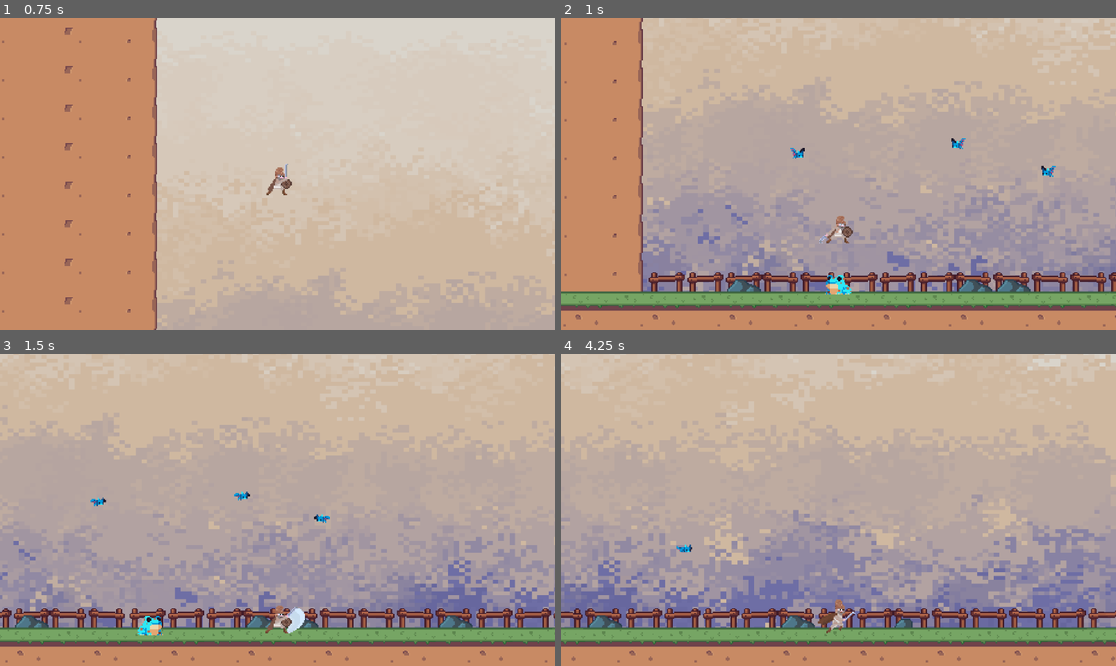
Above: before the commit, frames 1-4 (two rows, left to right).
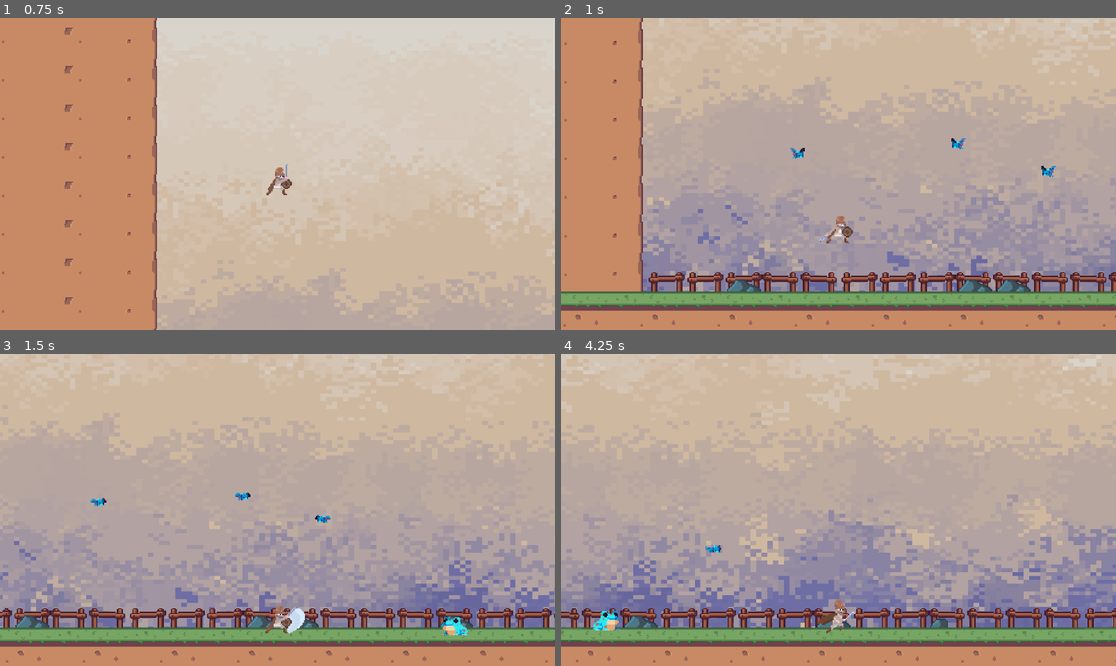
Above: after the commit, the same moments.

Repository: undeadskeleton/devworm_project
Game: Godot game, scene res://scene/stage_lvl.tscn
Same seed, same stepped clock (60 frames per second), same inputs: the game is played once before the commit and once after it.
Inputs (mouse positions are in pixels of both pictures, inside the frame that each line leads up to):
- Up to frame 1 (0.75 s): move the mouse to (399, 158) at 0.52 s; hold D (right) from 0.53 s (still down); click (399, 158) at 0.6 s
- Up to frame 2 (1 s): keep holding D (right); tap Space (jump) at 0.77 s
- Up to frame 3 (1.5 s): keep holding D (right); move the mouse to (166, 525) at 1.27 s; right-click (166, 525) at 1.35 s
- Up to frame 4 (4.25 s): tap Space (jump) at 1.52, 3.02, 3.77 s; move the mouse to (894, 441) at 2.02 s; release D (right) at 2.03 s; hold A (left) 2.03-2.78 s; click (894, 441) at 2.1 s; move the mouse to (810, 572) at 2.77 s; hold D (right) from 2.78 s (still down); right-click (810, 572) at 2.85 s; move the mouse to (1005, 556) at 3.52 s; click (1005, 556) at 3.6 s

Frame 1 is identical in both runs. In frame 2, 0.2% of the frame differs, in the area x 47-53%, y 82-89%; in frame 3, 1.9%; in frame 4, 16%, in the area x 0-100%, y 0-99%.

Commit message:
frog damages player

Diff:
--- a/scene/player.tscn
+++ b/scene/player.tscn
@@ -461,7 +461,7 @@
 frame_progress = 1.0
 
 [node name="CollisionShape2D" type="CollisionShape2D" parent="."]
-position = Vector2(-2, 10)
+position = Vector2(1, 10)
 shape = SubResource("CircleShape2D_xlvjs")
 
 [node name="Camera2D" type="Camera2D" parent="."]
@@ -482,7 +482,7 @@
 [node name="playerHitBox" type="Area2D" parent="."]
 
 [node name="CollisionShape2D" type="CollisionShape2D" parent="playerHitBox"]
-position = Vector2(1, 6)
+position = Vector2(0, 6)
 shape = SubResource("CapsuleShape2D_5urnf")
 
 [connection signal="animation_finished" from="AnimatedSprite2D" to="." method="_on_animated_sprite_2d_animation_finished"]
--- a/scene/stage_lvl.tscn
+++ b/scene/stage_lvl.tscn
@@ -98,6 +98,6 @@
 position = Vector2(471, 442)
 
 [node name="toxicFrog" parent="." instance=ExtResource("6_nhkly")]
-position = Vector2(362, 394)
+position = Vector2(659, 498)
 
 [node name="scene_Transition_Animation" parent="." instance=ExtResource("6_q1sqt")]
--- a/scene/toxic_frog.gd
+++ b/scene/toxic_frog.gd
@@ -6,98 +6,114 @@
 
 @onready var animatedSprite = $AnimatedSprite2D
 
-var health = 80
+var health = 200
 
-var speed = 60
+var speed = 30
 
-var damage_to_deal : int = 20
+var damage_to_deal : int = 50
 var damage_taken : int
 var dir : Vector2
 var is_chasing : bool
+
+var is_free_roaming : bool
 
 var dead : bool
 var is_attacking : bool
 var is_taking_damage : bool
 var is_roaming : bool
-var knockback_force: int = -50
+var knockback_force: int = -70
 const gravity : int = 900
 
 func _ready():
 	dead = false
 	is_chasing = true
 	is_taking_damage = false
+	is_roaming = false
+	print("enemy chase at ready is : ",is_chasing)
 
 func _process(delta):
 	if !is_on_floor():
 		velocity.y += gravity
 
-	player = GlobalScript.playerBody
+	GlobalScript.frogDamageZone = $frogDamageZone
+	GlobalScript.frogDamage = damage_to_deal
+	move(delta)
 	handle_animation()
-	move(delta)
 	move_and_slide()
 
 func move(delta):
+	player = GlobalScript.playerBody
 	if !dead:
-		if !is_chasing and !is_taking_damage and !is_attacking:
-			velocity += dir * speed * delta
+		if !is_chasing and !is_taking_damage:
+			velocity += speed * delta * dir
 		elif is_chasing and !is_taking_damage:
-			var chase = position.direction_to(player.position) * speed
-			velocity.x = chase.x
-			dir.x = abs(velocity.x) / velocity.x
+			var dir_to_player= position.direction_to(player.position) * speed
+			velocity.x = dir_to_player.x
+			dir = abs(velocity)/velocity
 		elif is_taking_damage:
-			print("frog taking damage")
 			var knockback_dir = position.direction_to(player.position) * knockback_force
 			velocity.x = knockback_dir.x
-			is_taking_damage = false
 		is_roaming = true
 	elif dead:
+		#await get_tree().create_timer(10).timeout
 		velocity.x = 0
 
 
-func take_damage(damage):
-	if !dead:
-		if damage_taken > 0:
-			health -= damage_taken
-			is_taking_damage = true
-			print("Current frog health is :",health)
-			if health <= 0:
-				health =0
-				dead = true
+func handle_animation():
+	if !dead and !is_taking_damage and !is_attacking:
+		animatedSprite.play("run")
+		if dir.x == -1:
+			animatedSprite.flip_h = true
+		if dir.x == 1:
+			animatedSprite.flip_h = false
+	elif !dead and is_taking_damage:
+		animatedSprite.play("hurt")
+		await get_tree().create_timer(0.3).timeout
+		is_taking_damage = false
+	elif !dead and  is_attacking:
+		animatedSprite.play("attack")
 
 
-func handle_death_animation():
-	animatedSprite.play("death")
-	await get_tree().create_timer(1).timeout
-	self.queue_free()
-
-func handle_animation():
-	if !dead and !is_taking_damage and !is_chasing:
-		animatedSprite.play("idle")
-	elif is_chasing:
-		animatedSprite.play("run")
-		if dir.x == 1:
-			animatedSprite.flip_h = false
-		elif dir.x == -1:
-			animatedSprite.flip_h = true
-	elif is_taking_damage:
-		animatedSprite.play("hurt")
-	elif dead and is_roaming:
-		is_roaming = false
-		animatedSprite.play("death")
-		await get_tree().create_timer(1).timeout
-		self.queue_free()
-
 func _on_direction_timer_timeout():
-	$DirectionTimer.wait_time = chose([0.5,1,1.6])
-	dir = chose([Vector2.RIGHT,Vector2.LEFT])
-	velocity.x = 0
+	$DirectionTimer.wait_time = chose([1,2,1.5])
+	if !is_chasing:
+		dir = chose([Vector2.RIGHT,Vector2.LEFT])
+		velocity.x = 0
 
 func chose(array):
 	array.shuffle()
 	return array.front()
 
 
+
 func _on_frog_hit_box_area_entered(area):
 	if area == GlobalScript.playerDamageZone:
-		damage_taken=GlobalScript.playerDamage
+		damage_taken = GlobalScript.playerDamage
 		take_damage(damage_taken)
+
+
+func take_damage(damage):
+	if damage > 0:
+		if !dead:
+			health -= damage
+			is_taking_damage = true
+			print("current health of frog : ",health)
+			if health <= 0 :
+				health = 0
+				dead = true
+				handle_death_animation()
+
+func handle_death_animation():
+	animatedSprite.play("death")
+	await get_tree().create_timer(0.8).timeout
+	self.queue_free()
+
+
+func _on_frog_damage_zone_area_entered(area):
+		while area == GlobalScript.playerHitBox:
+			is_attacking = true
+			await get_tree().create_timer(2.0).timeout
+			is_attacking = false
+			if area != GlobalScript.playerHitBox:
+				break
+			print(area)
--- a/scene/toxic_frog.tscn
+++ b/scene/toxic_frog.tscn
@@ -266,7 +266,7 @@
 }],
 "loop": true,
 "name": &"run",
-"speed": 5.0
+"speed": 6.0
 }]
 
 [sub_resource type="CircleShape2D" id="CircleShape2D_26b7y"]
@@ -275,12 +275,15 @@
 [sub_resource type="CircleShape2D" id="CircleShape2D_76lnq"]
 radius = 13.0
 
+[sub_resource type="CircleShape2D" id="CircleShape2D_7plyr"]
+radius = 12.0
+
 [node name="toxicFrog" type="CharacterBody2D"]
 script = ExtResource("1_ch0sj")
 
 [node name="AnimatedSprite2D" type="AnimatedSprite2D" parent="."]
 sprite_frames = SubResource("SpriteFrames_q644r")
-animation = &"death"
+animation = &"hurt"
 
 [node name="CollisionShape2D" type="CollisionShape2D" parent="."]
 position = Vector2(-1, 1)
@@ -295,5 +298,12 @@
 position = Vector2(-1, 1)
 shape = SubResource("CircleShape2D_76lnq")
 
+[node name="frogDamageZone" type="Area2D" parent="."]
+
+[node name="CollisionShape2D" type="CollisionShape2D" parent="frogDamageZone"]
+position = Vector2(-1, 1)
+shape = SubResource("CircleShape2D_7plyr")
+
 [connection signal="timeout" from="DirectionTimer" to="." method="_on_direction_timer_timeout"]
 [connection signal="area_entered" from="frogHitBox" to="." method="_on_frog_hit_box_area_entered"]
+[connection signal="area_entered" from="frogDamageZone" to="." method="_on_frog_damage_zone_area_entered"]
--- a/scripts/global_script.gd
+++ b/scripts/global_script.gd
@@ -7,6 +7,10 @@
 var playerDamageZone : Area2D
 var playerDamage: int
 var playerAlive : bool
+var playerHitBox : Area2D
 
 var batDamageZone : Area2D
 var batDamage : int
+
+var frogDamageZone : Area2D
+var frogDamage : int
--- a/scripts/player.gd
+++ b/scripts/player.gd
@@ -4,6 +4,7 @@
 
 @onready var animated_sprite = $AnimatedSprite2D
 @onready var deal_damage_zone = $playerDamageZone
+
 
 const SPEED = 250.0
 const JUMP_VELOCITY = -350.0
@@ -19,6 +20,7 @@
 
 
 func _ready():
+	GlobalScript.playerHitBox = $playerHitBox
 	GlobalScript.playerBody = self
 	GlobalScript.playerAlive = true
 	is_alive = true
@@ -64,6 +66,8 @@
 		var hitbox = area_hitbox.front()
 		if hitbox.get_parent() is Batenemy:
 			damage = GlobalScript.batDamage
+		elif hitbox.get_parent() is toxicFrog:
+			damage = GlobalScript.frogDamage
 
 	if is_allowed_to_take_damage:
 		take_damage(damage)
Not shown: 1 places in scene/toxic_frog.tscn that only renumber resources
